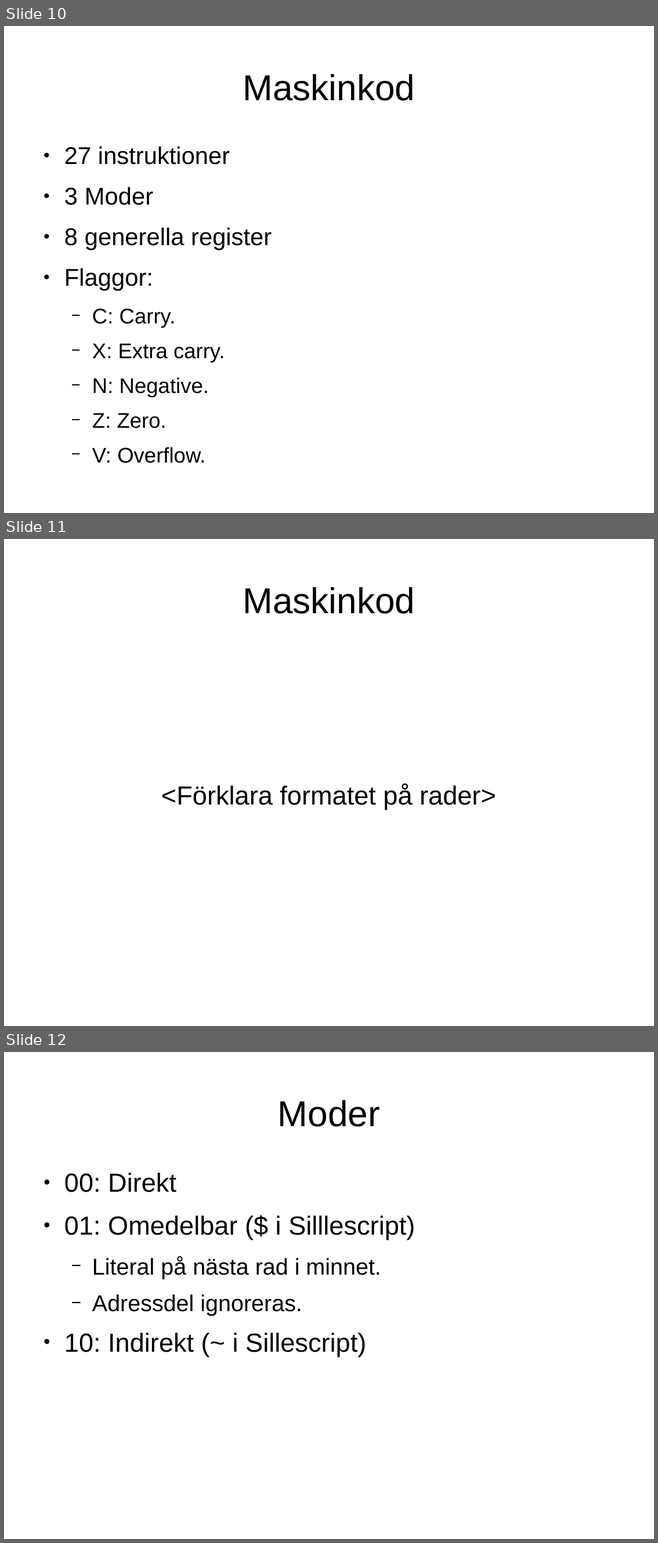
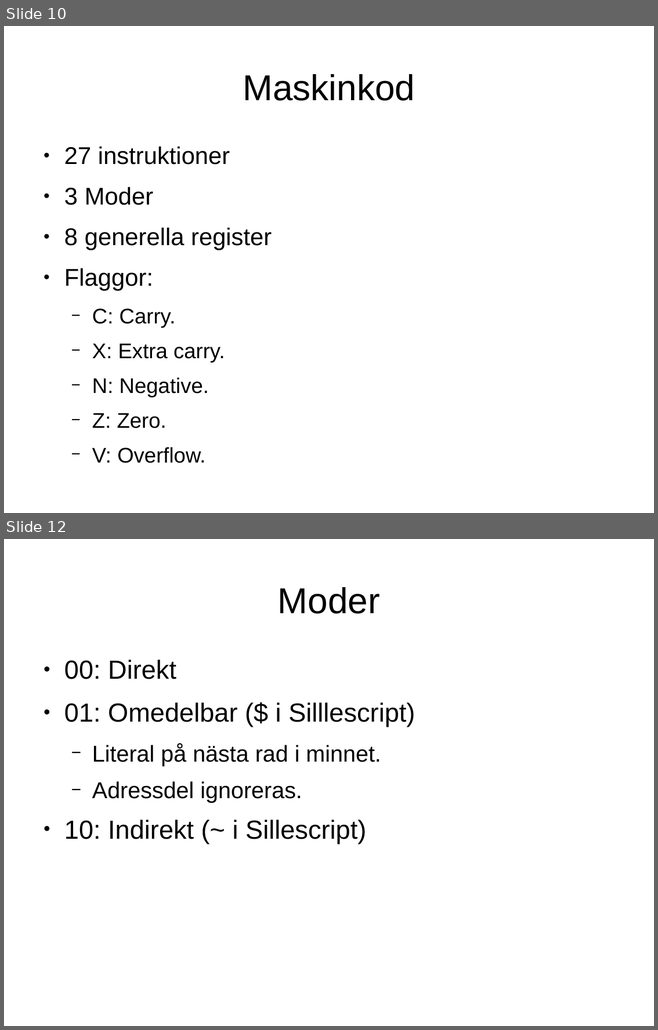
Before and after one commit to Jethro95/TSEA83_Graphing_Calculator, a slide deck: presentation/pp.odp. Shown one above the other, each under a label of ours: slides 10, 11 and 12 before the commit, slides 10 and 12 after it; the slides between them are not shown. The pictures are 658x1543 and 658x1030 pixels, drawn with LibreOffice and Linux fonts; fonts in the diff are those of the drawing. Boxes give left, top, right and bottom in pixels: in the first picture for what was removed or moved away, otherwise in the second. Text is boxed around its words. In the diff, an @@ line names an element or a change of style, - is before the commit and + after.

```diff
--- a/presentation/pp.odp
+++ b/presentation/pp.odp
@@ slide 11 removed at (4,539,654,1026), background #FFFFFF @@
@@ title removed at (242,587,415,614) @@
-Maskinkod
@@ subtitle removed at (161,784,496,809) @@
-<Förklara formatet på rader>
```
Also in this commit, not shown: 1 slide added, 1 other file.
